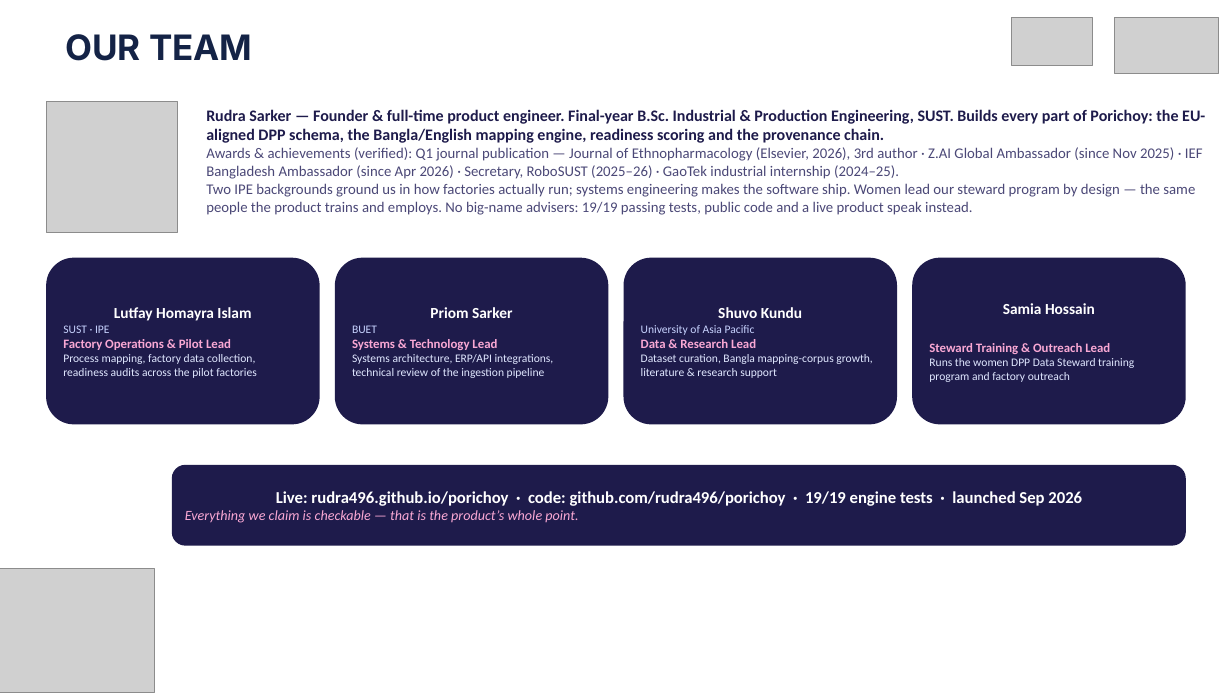
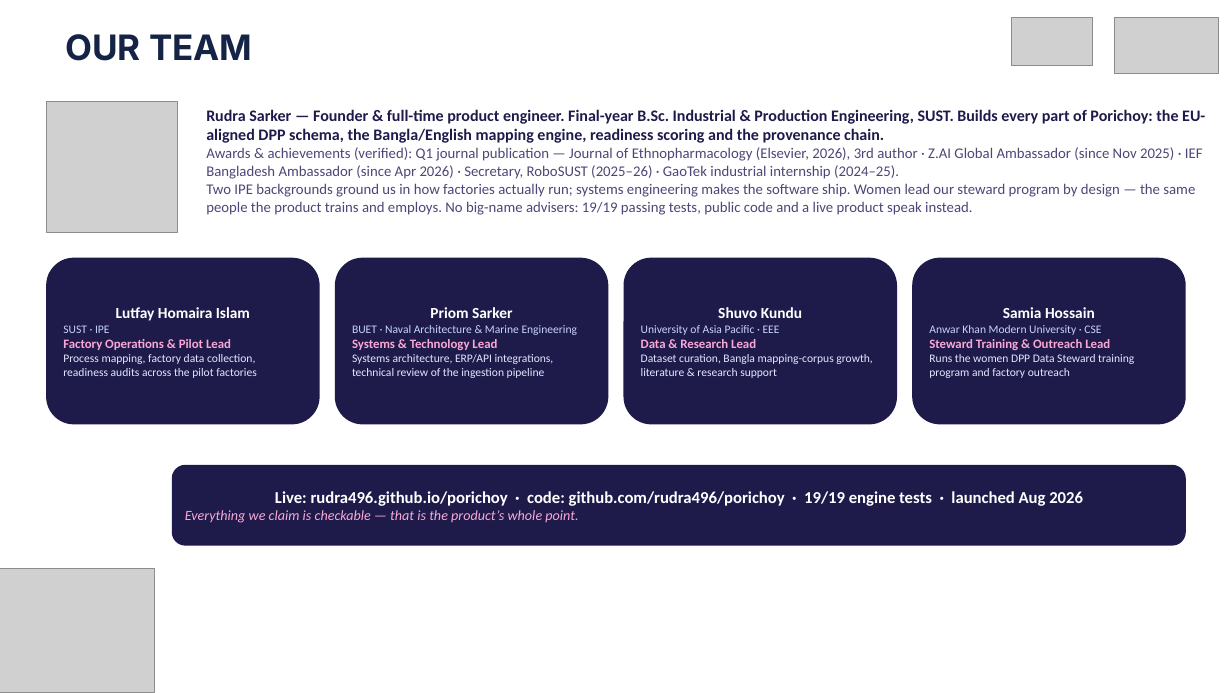
Before and after one commit to rudra496/porichoy, a slide deck: slide 7 of deck/Porichoy_Pitch_Deck.pptx. Drawn at 1232x693 pixels with LibreOffice and Linux fonts; fonts in the diff are those of the drawing; grey boxes stand for pictures. Boxes give left, top, right and bottom in pixels: in the first picture for what was removed or moved away, otherwise in the second. Text is boxed around its words. In the diff, an @@ line names an element or a change of style, - is before the commit and + after.

Commit message:
Final team slide: corrected names/departments (Homaira, NAME-BUET, EEE-UAP, CSE-AKMU); images raised; Aug 2026 alignment

```diff
--- a/deck/Porichoy_Pitch_Deck.pptx
+++ b/deck/Porichoy_Pitch_Deck.pptx
@@ text in rounded rectangle at bbox=[116, 307, 250, 321]: text changed @@
-Lutfay Homayra Islam
+Lutfay Homaira Islam
@@ text in rounded rectangle at bbox=[352, 325, 578, 335]: text changed @@
-BUET
+BUET · Naval Architecture & Marine Engineering
@@ text in rounded rectangle at bbox=[641, 325, 780, 335]: text changed @@
-University of Asia Pacific
+University of Asia Pacific · EEE
@@ text in rounded rectangle at bbox=[929, 325, 1101, 335]: paragraph added @@
+Anwar Khan Modern University · CSE
@@ text in rounded rectangle at bbox=[275, 491, 1083, 506]: text changed @@
-Live: rudra496.github.io/porichoy · code: github.com/rudra496/porichoy · 19/19 engine tests · launched Sep 2026
+Live: rudra496.github.io/porichoy · code: github.com/rudra496/porichoy · 19/19 engine tests · launched Aug 2026
```
Also in this commit, not shown: 3 other slides changed, 3 other files.
